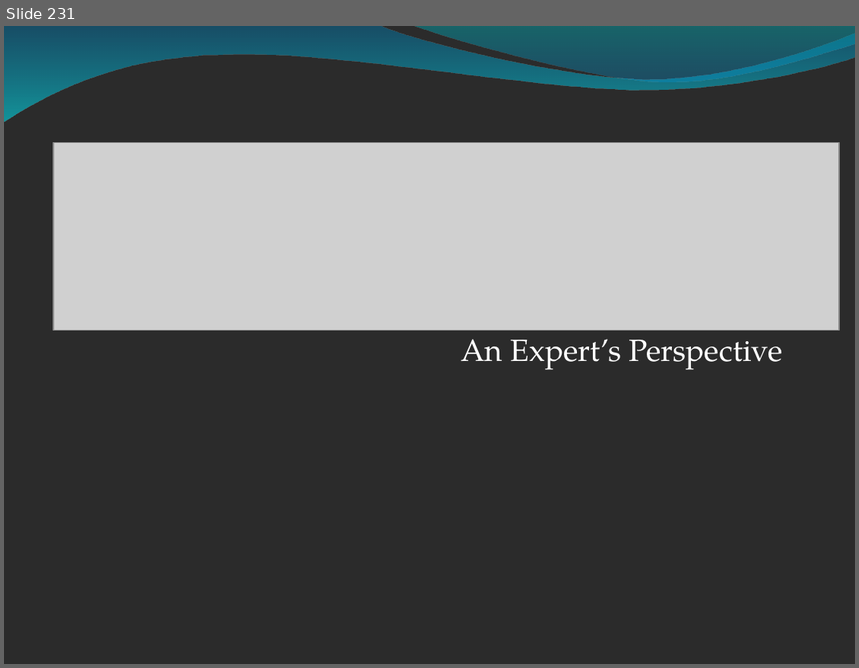
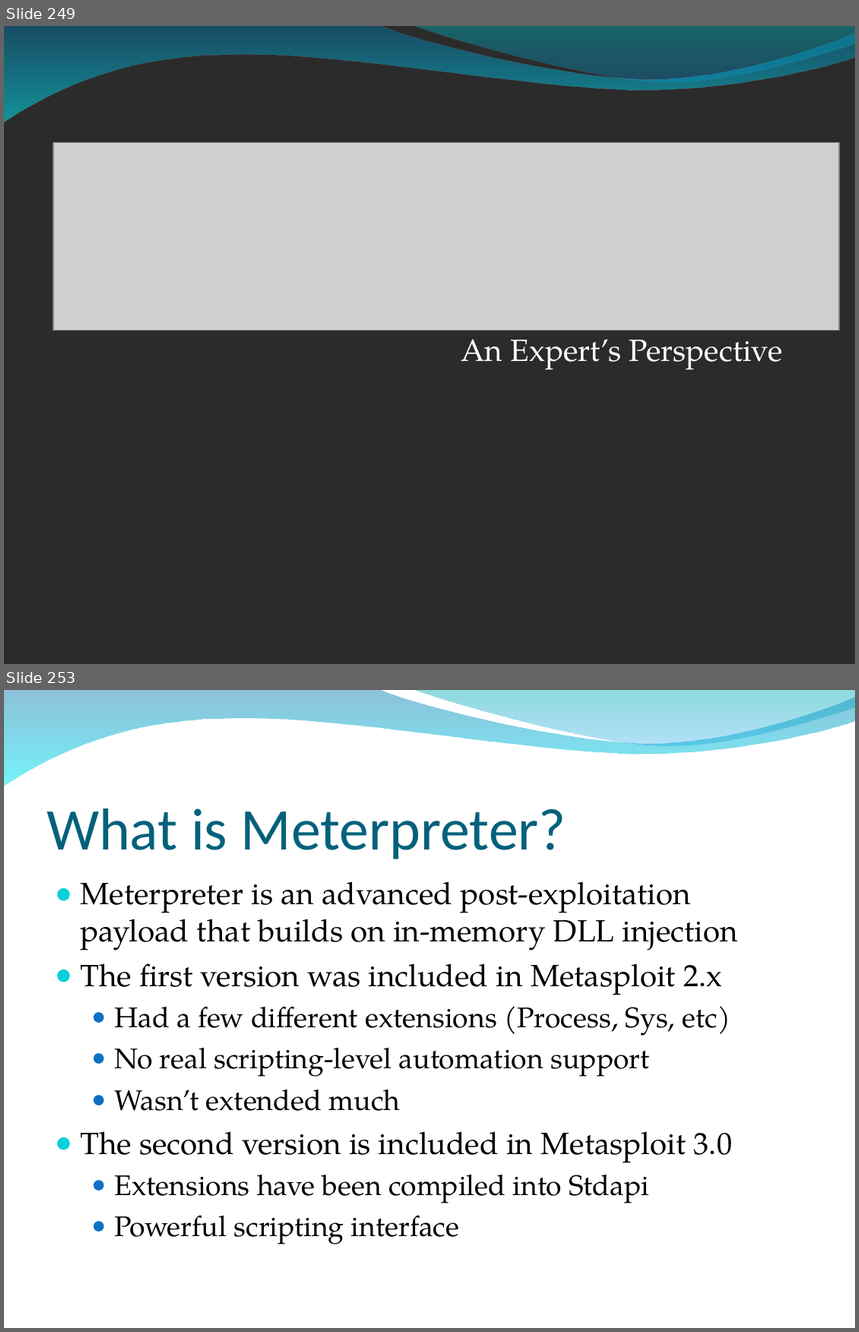
Before and after one commit to radar-webhook-testing/metasploit-framework-commits, a slide deck: dev/materials/msf3_internals_training/slides/bh_training_deck.ppt. Shown one above the other, each under a label of ours: slide 231 before the commit, slides 249 and 253 after it; the slides between them are not shown. The pictures are 859x668 and 859x1332 pixels, drawn with LibreOffice and Linux fonts; fonts in the diff are those of the drawing; grey boxes stand for pictures; background and template pictures are left out; a plain dark background stands for a picture behind light text. Boxes give left, top, right and bottom in pixels: in the first picture for what was removed or moved away, otherwise in the second. Text is boxed around its words. In the diff, an @@ line names an element or a change of style, - is before the commit and + after.

Commit message:
slides updated, meterpreter added

```diff
--- a/dev/materials/msf3_internals_training/slides/bh_training_deck.ppt
+++ b/dev/materials/msf3_internals_training/slides/bh_training_deck.ppt
@@ slide 253 added at [4, 690, 855, 1328], background picture (left out); not listed: 2 template elements that a slide beside it also shows @@
@@ title added at [47, 809, 566, 859], 50 pt, text #04617B @@
+What is Meterpreter?
@@ text added at [80, 882, 738, 1245], 26 pt, text #000000 @@
+● Meterpreter is an advanced post-exploitation payload that builds on in-memory DLL injection
+● The first version was included in Metasploit 2.x
+  ● Had a few different extensions (Process, Sys, etc)
+  ● No real scripting-level automation support
+  ● Wasn’t extended much
+● The second version is included in Metasploit 3.0
+  ● Extensions have been compiled into Stdapi
+  ● Powerful scripting interface
@@ what was slide 231 is now slide 249 @@
```
Also in this commit, not shown: 60 other slides added.
